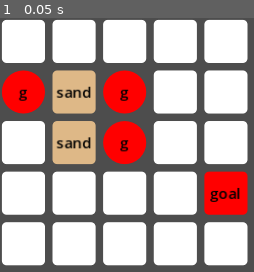
Above: before the commit, frame 1.
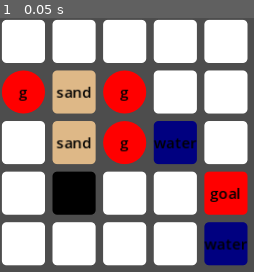
Above: after the commit, the same moment.

Repository: twincannon/GemSlide
Game: Godot game, scene res://scenes/levels/level03-01.tscn
Same seed, same stepped clock (60 frames per second), same inputs: the game is played once before the commit and once after it. This scene is started directly instead of the project's main scene. Sound files missing from this copy of the repository are replaced by a short silence.
Inputs:
- Up to frame 1 (0.05 s): no input

The runs differ from the first frame. In frame 1, 8.9% of the frame differs, in the area x 20-98%, y 40-98%.

Commit message:
water hazard

Diff:
--- a/scenes/entities/sand_trap.tscn
+++ b/scenes/entities/sand_trap.tscn
@@ -1,8 +1,9 @@
-[gd_scene load_steps=4 format=3 uid="uid://dvttbugtrtjsy"]
+[gd_scene load_steps=5 format=3 uid="uid://dvttbugtrtjsy"]
 
 [ext_resource type="Script" path="res://scripts/entities/sand_trap.gd" id="1_bffke"]
 [ext_resource type="Texture2D" uid="uid://crv4unp7ilrlc" path="res://assets/art/sandtrap.png" id="1_cctnf"]
 [ext_resource type="Texture2D" uid="uid://d3y72v6ikejb4" path="res://assets/art/sandtrap_fill.png" id="3_d8t5s"]
+[ext_resource type="AudioStream" uid="uid://blfma2qi6fhun" path="res://assets/audio/sand.wav" id="4_hby4u"]
 
 [node name="SandTrap" type="Node2D"]
 script = ExtResource("1_bffke")
@@ -12,5 +13,10 @@
 
 [node name="Fill" type="Sprite2D" parent="."]
 visible = false
-z_index = 1000
+z_index = 200
 texture = ExtResource("3_d8t5s")
+
+[node name="Audio" type="AudioStreamPlayer2D" parent="."]
+stream = ExtResource("4_hby4u")
+volume_db = -6.0
+attenuation = 0.00124468
--- a/scenes/entities/tile_blocker.tscn
+++ b/scenes/entities/tile_blocker.tscn
@@ -20,7 +20,7 @@
 script = ExtResource("1_e82wy")
 
 [node name="TileSprite" type="Sprite2D" parent="."]
-z_index = 100
+z_index = 200
 material = SubResource("ShaderMaterial_n1p3v")
 position = Vector2(0, -64)
 texture = ExtResource("2_dbvhy")
--- /dev/null
+++ b/scenes/entities/water_hazard.tscn
@@ -0,0 +1,27 @@
+[gd_scene load_steps=5 format=3 uid="uid://dlw1gv8rtdqtp"]
+
+[ext_resource type="Script" path="res://scripts/entities/water_hazard.gd" id="1_wvenq"]
+[ext_resource type="Texture2D" uid="uid://x51q40k0fhav" path="res://assets/art/waterhazard.png" id="2_5qoy1"]
+[ext_resource type="Texture2D" uid="uid://d3y72v6ikejb4" path="res://assets/art/sandtrap_fill.png" id="3_b0b15"]
+[ext_resource type="AudioStream" uid="uid://t5dn54tjfcg2" path="res://assets/audio/splash.wav" id="4_sv84q"]
+
+[node name="WaterHazard" type="Node2D"]
+script = ExtResource("1_wvenq")
+
+[node name="Sprite" type="Sprite2D" parent="."]
+texture = ExtResource("2_5qoy1")
+
+[node name="Fill" type="Sprite2D" parent="."]
+visible = false
+z_index = 200
+texture = ExtResource("3_b0b15")
+
+[node name="Audio" type="AudioStreamPlayer2D" parent="."]
+stream = ExtResource("4_sv84q")
+volume_db = -6.0
+attenuation = 0.00124468
+
+[node name="Timer" type="Timer" parent="."]
+one_shot = true
+
+[connection signal="timeout" from="Timer" to="." method="_on_timer_timeout"]
--- a/scenes/game.tscn
+++ b/scenes/game.tscn
@@ -141,7 +141,7 @@
 unique_name_in_owner = true
 visible = false
 layout_mode = 2
-text = "Game over. :("
+text = "Oh no! Not enough balls left. Retry?"
 horizontal_alignment = 1
 vertical_alignment = 1
 
--- a/scenes/levels/level03-01.tscn
+++ b/scenes/levels/level03-01.tscn
@@ -75,7 +75,9 @@
 
 [node name="EntityButton14" parent="." instance=ExtResource("2_e2cv7")]
 layout_mode = 2
-entity_text = ""
+entity_type = 11
+entity_text = "water"
+entity_color = Color(0, 0, 0.501961, 1)
 
 [node name="EntityButton15" parent="." instance=ExtResource("2_e2cv7")]
 layout_mode = 2
@@ -87,7 +89,9 @@
 
 [node name="EntityButton17" parent="." instance=ExtResource("2_e2cv7")]
 layout_mode = 2
-entity_text = ""
+entity_type = 8
+entity_text = "#"
+entity_color = Color(0, 0, 0, 1)
 
 [node name="EntityButton18" parent="." instance=ExtResource("2_e2cv7")]
 layout_mode = 2
@@ -121,4 +125,6 @@
 
 [node name="EntityButton25" parent="." instance=ExtResource("2_e2cv7")]
 layout_mode = 2
-entity_text = ""
+entity_type = 11
+entity_text = "water"
+entity_color = Color(0, 0, 0.501961, 1)
--- a/scripts/entities/sand_trap.gd
+++ b/scripts/entities/sand_trap.gd
@@ -13,7 +13,7 @@
 	_other_entity.stuck = true
 	_other_entity.on_entity_pre_move.connect(pre_move)
 	moves_to_escape = 2
-	print("entered")
+	$Audio.play()
 	$Fill.visible = true
 
 func pre_move(entity:Entity, dir:Vector2i):
@@ -22,7 +22,5 @@
 		if moves_to_escape <= 1:
 			$Fill.visible = false
 		if moves_to_escape <= 0:
-
 			entity.stuck = false
 			entity.on_entity_pre_move.disconnect(pre_move)
-	print(moves_to_escape)
--- /dev/null
+++ b/scripts/entities/water_hazard.gd
@@ -0,0 +1,27 @@
+extends Entity
+class_name WaterHazard
+
+@onready var timer := $Timer
+
+func _ready():
+	moves = false
+
+func _does_block(_other_entity):
+	return false
+
+func _on_entity_entered(_other_entity):
+	_other_entity.moves = false
+	Globals.get_game_node().remove_entity(_other_entity)
+	$Audio.play()
+	var tween = create_tween().set_parallel(true)
+	tween.tween_property(_other_entity, "modulate:a", 0.0, 1.0)
+	tween.tween_property(_other_entity, "scale", Vector2(-0.5, -0.5), 1.0).as_relative()
+
+	for e in Globals.get_game_node().entities:
+		var water = e as WaterHazard
+		if water:
+			water.timer.stop()
+	timer.start()
+
+func _on_timer_timeout():
+	Globals.get_game_node().check_goal()
--- a/scripts/game.gd
+++ b/scripts/game.gd
@@ -245,6 +245,8 @@
 func is_in_grid_bounds(pos:Vector2i) -> bool:
 	return pos.x >= 0 and pos.x < grid_size.x and pos.y >= 0 and pos.y < grid_size.y
 
+func remove_entity(entity_to_remove):
+	entities.erase(entity_to_remove)
 
 func calculate_gesture():
 	var d := releasedPos - pressedPos
@@ -262,17 +264,39 @@
 	return 0
 
 func check_goal():
+	var goal_dict = { "Red":0, "Green":0, "Blue":0 }
+	var gem_dict = { "Red":0, "Green":0, "Blue":0  }
 	var all_goals_filled = true
 	for e in entities:
 		var goal = e as Goal
 		if goal:
 			if goal.is_goal_filled() == false:
 				all_goals_filled = false
+			match goal.get_node("ColorComponent").color:
+				Color.RED:
+					goal_dict["Red"] += 1
+				Color.GREEN:
+					goal_dict["Green"] += 1
+				Color.BLUE:
+					goal_dict["Blue"] += 1
+		var gem = e as Gem
+		if gem:
+			match gem.get_node("ColorComponent").color:
+				Color.RED:
+					gem_dict["Red"] += 1
+				Color.GREEN:
+					gem_dict["Green"] += 1
+				Color.BLUE:
+					gem_dict["Blue"] += 1
+
+	var can_win = gem_dict["Red"] >= goal_dict["Red"] and gem_dict["Green"] >= goal_dict["Green"] and gem_dict["Blue"] >= goal_dict["Blue"]
 
 	if all_goals_filled:
 		print("all goals filled @ " + Time.get_time_string_from_system())
 		save_game()
 		do_par_moves_anim()
+	elif !can_win:
+		on_game_over(false)
 
 func save_game():
 	var current_score = SaveGame.get_level_score(Globals.current_level_scene.resource_path)
--- a/scripts/level_editor/entity_icon_base.gd
+++ b/scripts/level_editor/entity_icon_base.gd
@@ -8,6 +8,7 @@
 var goal_scene = preload("res://scenes/entities/goal.tscn")
 var ice_slick_scene = preload("res://scenes/entities/ice_slick.tscn")
 var sand_trap_scene = preload("res://scenes/entities/sand_trap.tscn")
+var water_hazard_scene = preload("res://scenes/entities/water_hazard.tscn")
 
 enum EntityType {
 	None = 0,
@@ -126,6 +127,8 @@
 		entity = ice_slick_scene.instantiate() as IceSlick
 	elif is_sand_trap():
 		entity = sand_trap_scene.instantiate() as SandTrap
+	elif is_water_hazard():
+		entity = water_hazard_scene.instantiate() as WaterHazard
 	elif entity_text == "#":
 		entity = tile_blocker_scene.instantiate() as TileBlocker
 
Binary file changed: assets/art/sandtrap_fill.png
Binary file added: assets/art/waterhazard.png
Not shown, added: assets/art/waterhazard.png.import
Not shown, added: assets/audio/sand.wav.import
Not shown, added: assets/audio/splash.wav.import
Not shown, added: assets/audio/sand.wav
Not shown, added: assets/audio/splash.wav
